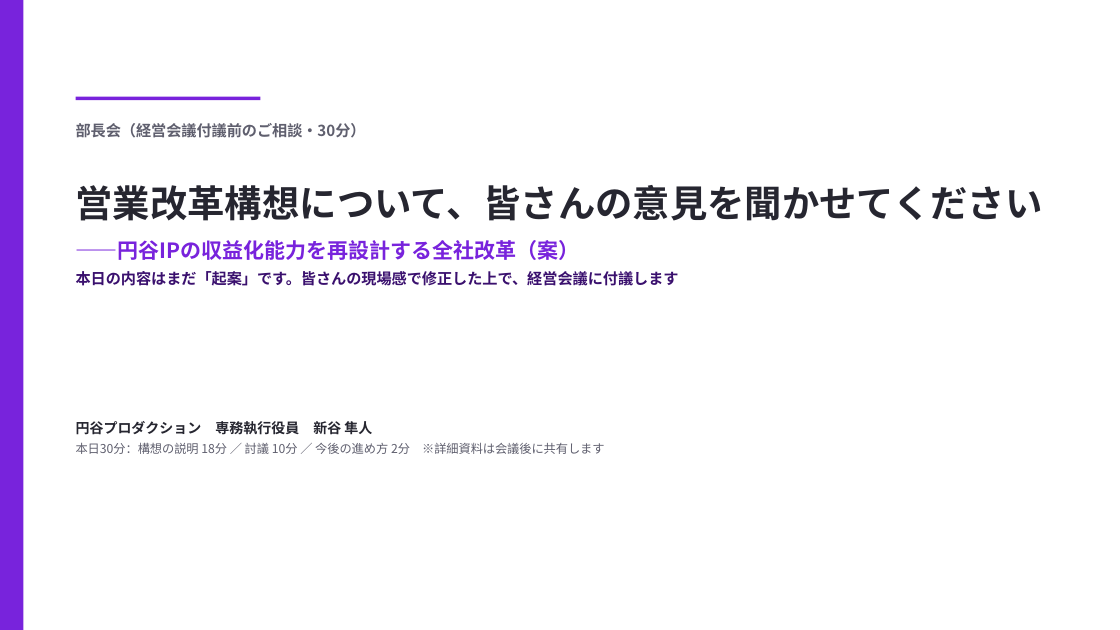
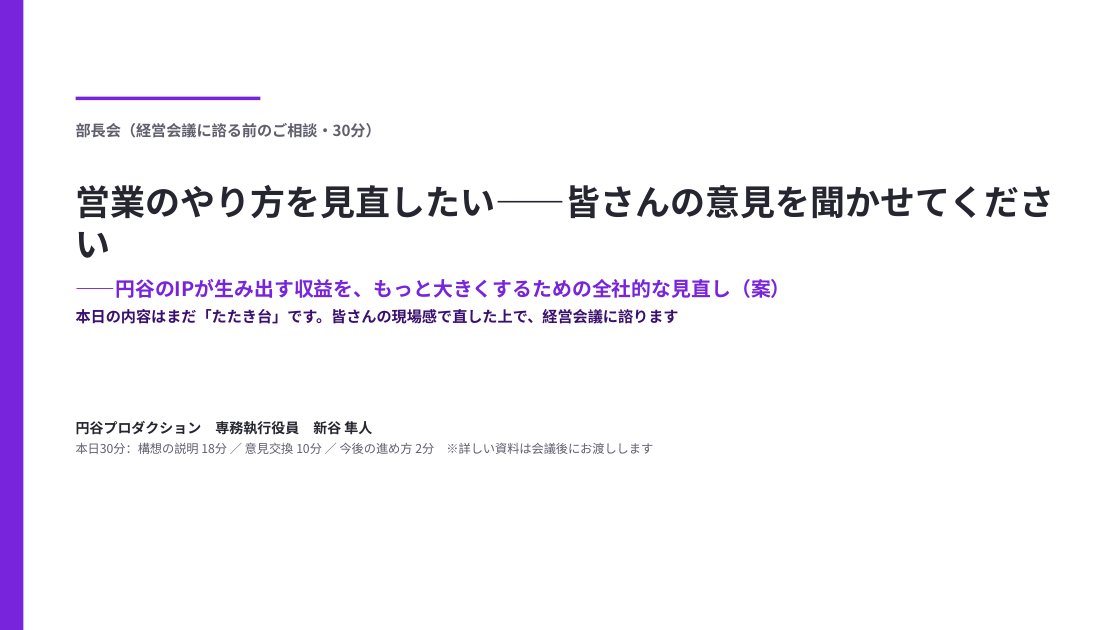
Before and after one commit to hayatoshintani-spe/kessho-lens, a slide deck: slide 1 of docs/営業改革_部長会共有資料.pptx. Drawn at 1120x630 pixels with LibreOffice and Linux fonts; fonts in the diff are those of the drawing. Boxes give left, top, right and bottom in pixels: in the first picture for what was removed or moved away, otherwise in the second. Text is boxed around its words. In the diff, an @@ line names an element or a change of style, - is before the commit and + after.

```diff
--- a/docs/営業改革_部長会共有資料.pptx
+++ b/docs/営業改革_部長会共有資料.pptx
@@ text at (76, 123, 381, 138): text changed @@
-部長会（経営会議付議前のご相談・30分）
+部長会（経営会議に諮る前のご相談・30分）
@@ text at (76, 185, 1055, 324): text changed @@
-営業改革構想について、皆さんの意見を聞かせてください
-——円谷IPの収益化能力を再設計する全社改革（案）
-本日の内容はまだ「起案」です。皆さんの現場感で修正した上で、経営会議に付議します
+営業のやり方を見直したい——皆さんの意見を聞かせてください
+——円谷のIPが生み出す収益を、もっと大きくするための全社的な見直し（案）
+本日の内容はまだ「たたき台」です。皆さんの現場感で直した上で、経営会議に諮ります
@@ text at (76, 442, 653, 454): text changed @@
-本日30分：構想の説明 18分 ／ 討議 10分 ／ 今後の進め方 2分 ※詳細資料は会議後に共有します
+本日30分：構想の説明 18分 ／ 意見交換 10分 ／ 今後の進め方 2分 ※詳しい資料は会議後にお渡しします
```
Also in this commit, not shown: 8 other slides changed.
